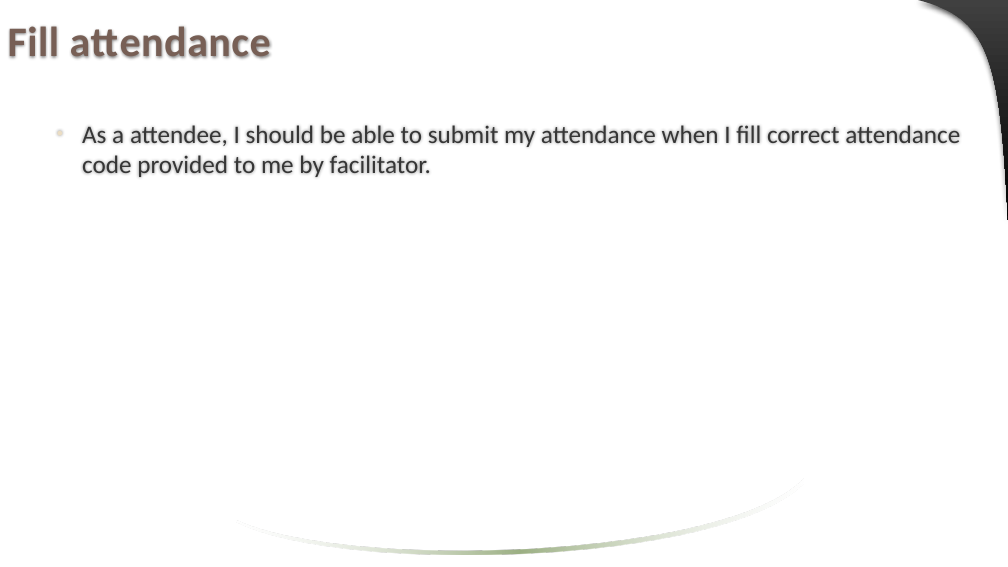
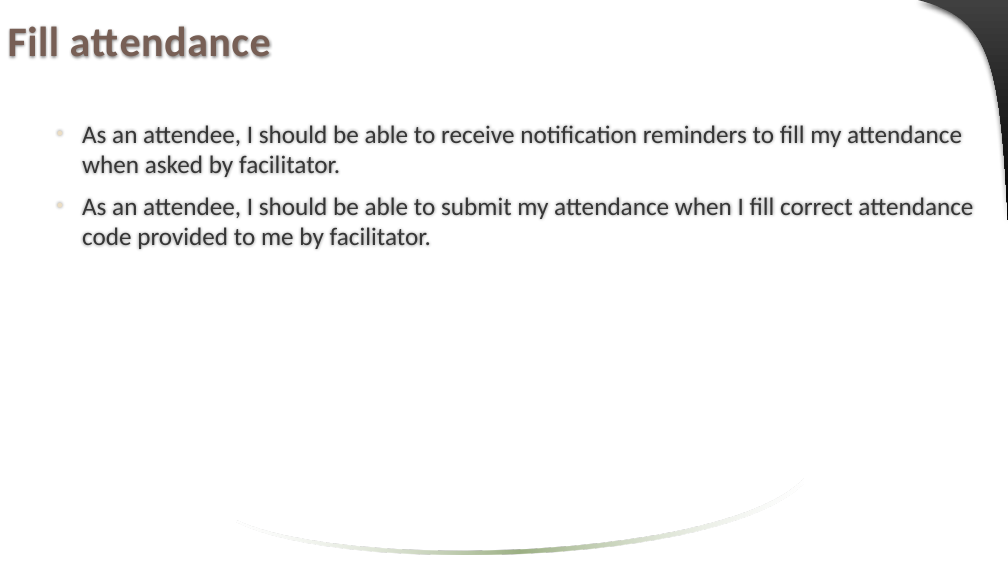
Before and after one commit to jaenudin86/Attendance, a slide deck: slide 50 of Attendance Wireframes.pptx (slide 49 before the commit). Drawn at 1008x567 pixels with LibreOffice and Linux fonts; fonts in the diff are those of the drawing. Boxes give left, top, right and bottom in pixels: in the first picture for what was removed or moved away, otherwise in the second. Text is boxed around its words. In the diff, an @@ line names an element or a change of style, - is before the commit and + after.

```diff
--- a/Attendance Wireframes.pptx
+++ b/Attendance Wireframes.pptx
@@ text at bbox=[82, 125, 973, 249]: text changed @@
-• As a attendee, I should be able to submit my attendance when I fill correct attendance code provided to me by facilitator.
+• As an attendee, I should be able to receive notification reminders to fill my attendance when asked by facilitator.
+• As an attendee, I should be able to submit my attendance when I fill correct attendance code provided to me by facilitator.
```
Also in this commit, not shown: 15 other slides changed, 2 slides added, 35 other files.
